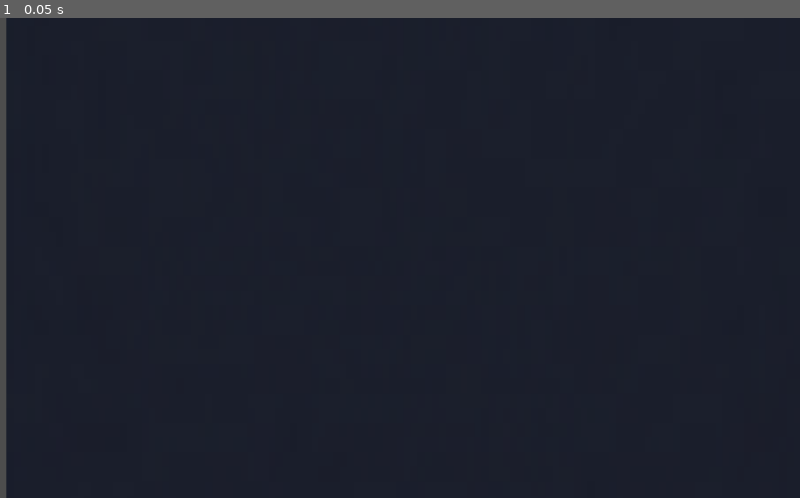
Above: before the commit, frame 1.
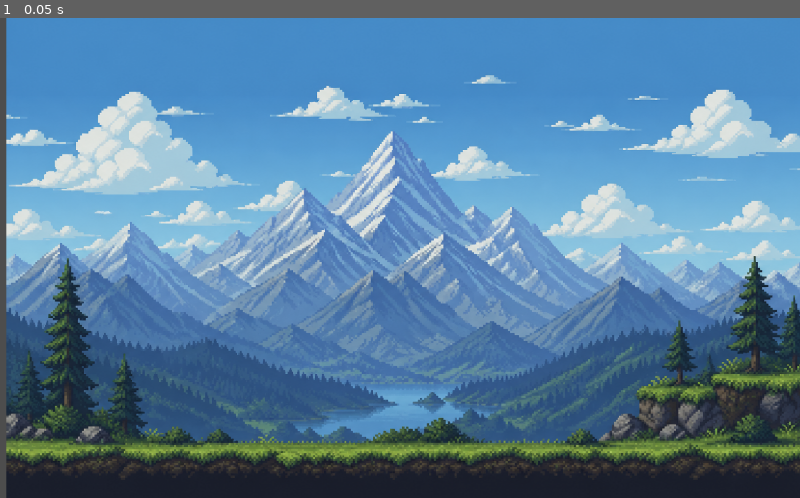
Above: after the commit, the same moment.

Repository: CISC204-S26/final-project-team-4
Game: Godot game, scene res://Scenes/start_floor.tscn
Two runs of this game, one before a commit and one after it. Both use one fixed random seed, a clock stepped at 60 frames per second and the inputs below. This scene is started directly instead of the project's main scene.
Inputs:
- Up to frame 1 (0.05 s): no input

The runs differ from the first frame. In frame 1, 88% of the frame differs, in the area x 0-100%, y 0-96%.

Commit message:
changed background

Diff:
--- a/final_project_all_together_now/Scenes/start_floor.tscn
+++ b/final_project_all_together_now/Scenes/start_floor.tscn
@@ -5,6 +5,6 @@
 [node name="Start-Floor" type="Node2D" unique_id=89315249]
 
 [node name="Sprite2D" type="Sprite2D" parent="." unique_id=1836593421]
-position = Vector2(10224.5, -13062.5)
-scale = Vector2(13.297525, 27.532227)
+position = Vector2(765.75, 469)
+scale = Vector2(0.98079437, 0.9208982)
 texture = ExtResource("1_6cvus")
